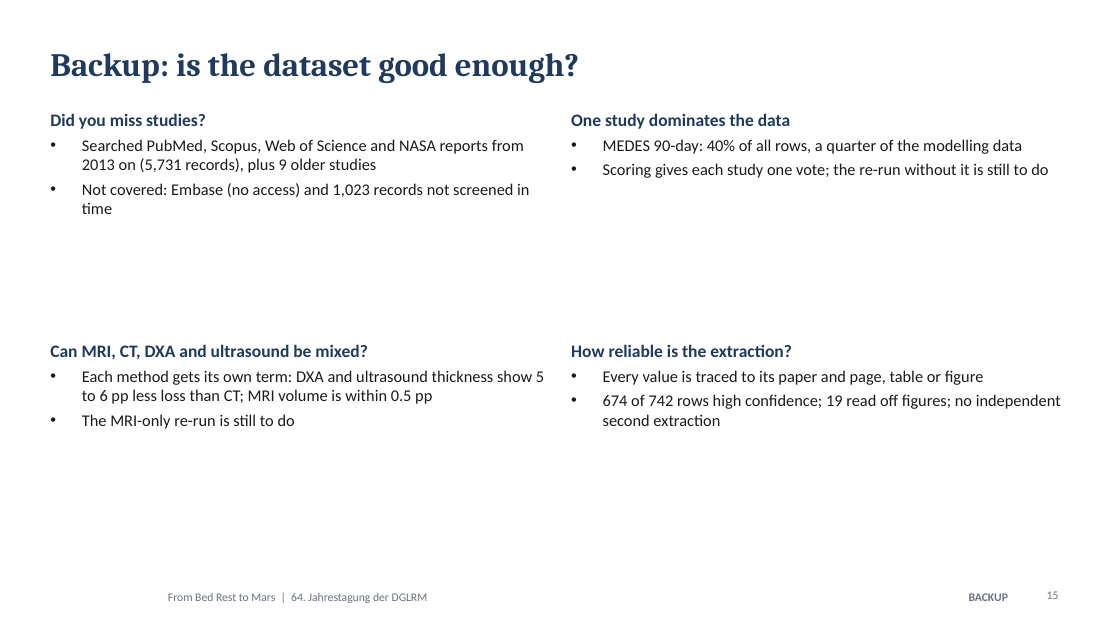
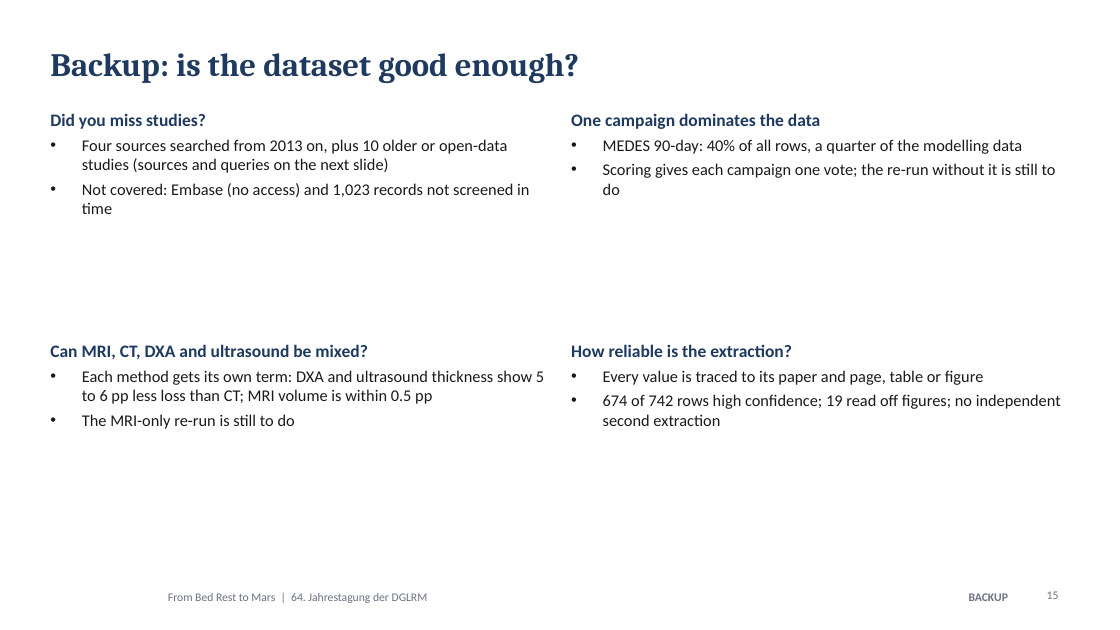
Before and after one commit to MiladBahariQaragoz/BedrestToMars, a slide deck: slide 15 of presentation/bed-rest-to-mars-talk.pptx. Drawn at 1120x630 pixels with LibreOffice and Linux fonts; fonts in the diff are those of the drawing; background and template pictures are left out. Boxes give left, top, right and bottom in pixels: in the first picture for what was removed or moved away, otherwise in the second. Text is boxed around its words. In the diff, an @@ line names an element or a change of style, - is before the commit and + after.

```diff
--- a/presentation/bed-rest-to-mars-talk.pptx
+++ b/presentation/bed-rest-to-mars-talk.pptx
@@ text at <box>571,113,820,129</box>: text changed @@
-One study dominates the data
+One campaign dominates the data
@@ text at <box>82,139,507,173</box>: text changed @@
-• Searched PubMed, Scopus, Web of Science and NASA reports from 2013 on (5,731 records), plus 9 older studies
+• Four sources searched from 2013 on, plus 10 older or open-data studies (sources and queries on the next slide)
@@ text at <box>603,163,1056,195</box>: text changed @@
-• Scoring gives each study one vote; the re-run without it is still to do
+• Scoring gives each campaign one vote; the re-run without it is still to do
```
Also in this commit, not shown: 10 other slides changed, 3 other files.
